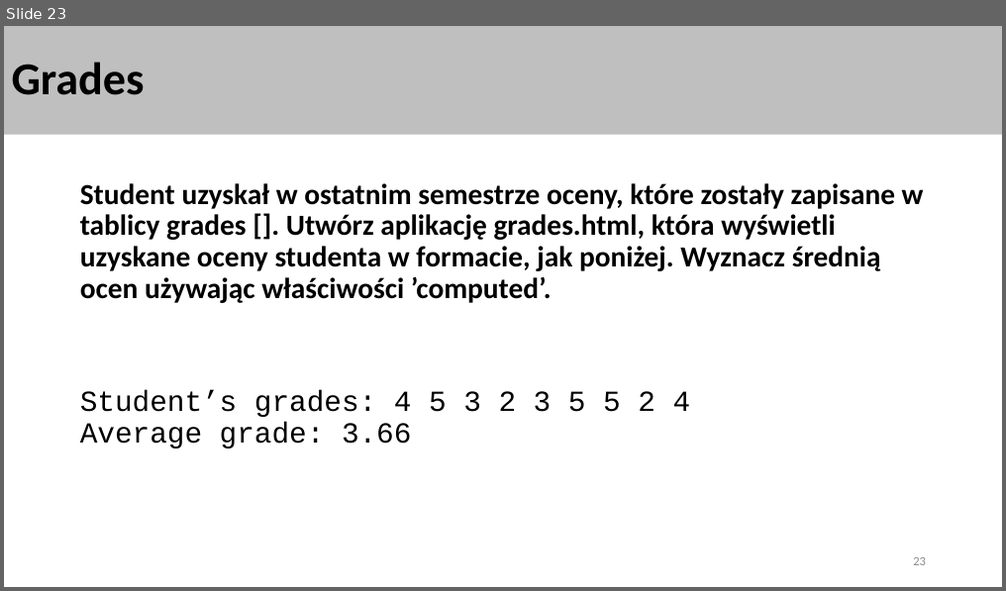
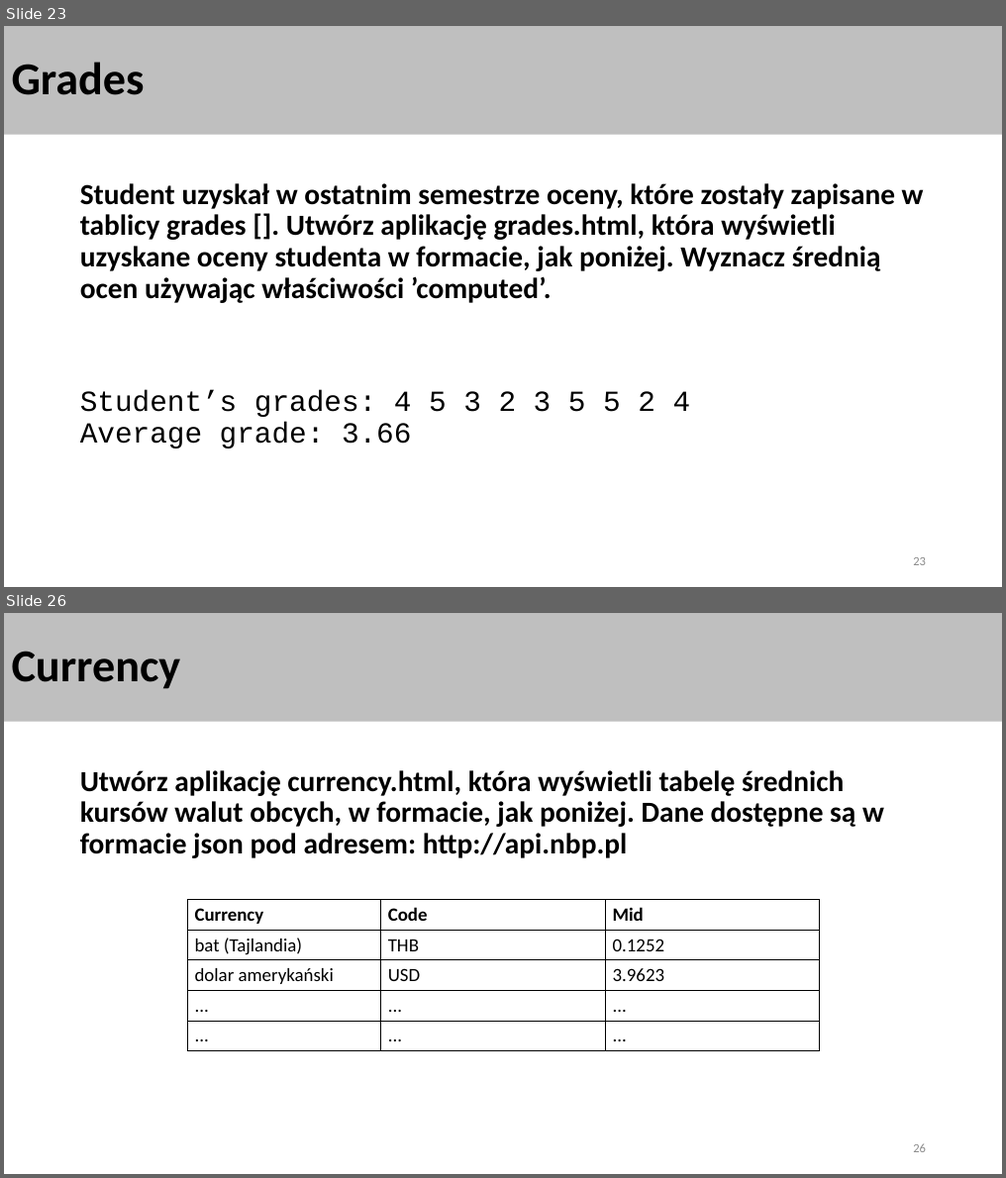
Before and after one commit to wgugulski/spa, a slide deck: 05-VueFundamentals/VueFundamentals.pptx. Shown one above the other, each under a label of ours: slide 23 before the commit, slides 23 and 26 after it; the slides between them are not shown. The pictures are 1006x591 and 1006x1178 pixels, drawn with LibreOffice and Linux fonts; fonts in the diff are those of the drawing. Boxes give left, top, right and bottom in pixels: in the first picture for what was removed or moved away, otherwise in the second. Text is boxed around its words. In the diff, an @@ line names an element or a change of style, - is before the commit and + after.

```diff
--- a/05-VueFundamentals/VueFundamentals.pptx
+++ b/05-VueFundamentals/VueFundamentals.pptx
@@ slide 26 added at [4,613,1002,1174], background #FFFFFF @@
@@ title added at [4,613,1002,722], fill #BFBFBF, 44 pt, text #000000, bold @@
+Currency
@@ text added at [80,770,884,859], 28 pt, text #000000, bold @@
+Utwórz aplikację currency.html, która wyświetli tabelę średnich kursów walut obcych, w formacie, jak poniżej. Dane dostępne są w formacie json pod adresem: http://api.nbp.pl
@@ table added at [187,900,819,1052], 5 rows, 3 columns @@
+Currency | Code | Mid
+bat (Tajlandia) | THB | 0.1252
+dolar amerykański | USD | 3.9623
+... | ... | ...
+... | ... | ...
@@ page number added at [913,1144,926,1153], 12 pt, text #8C8C8C @@
+26
```
Also in this commit, not shown: 2 other slides added, 3 slides removed, 3 other files.
